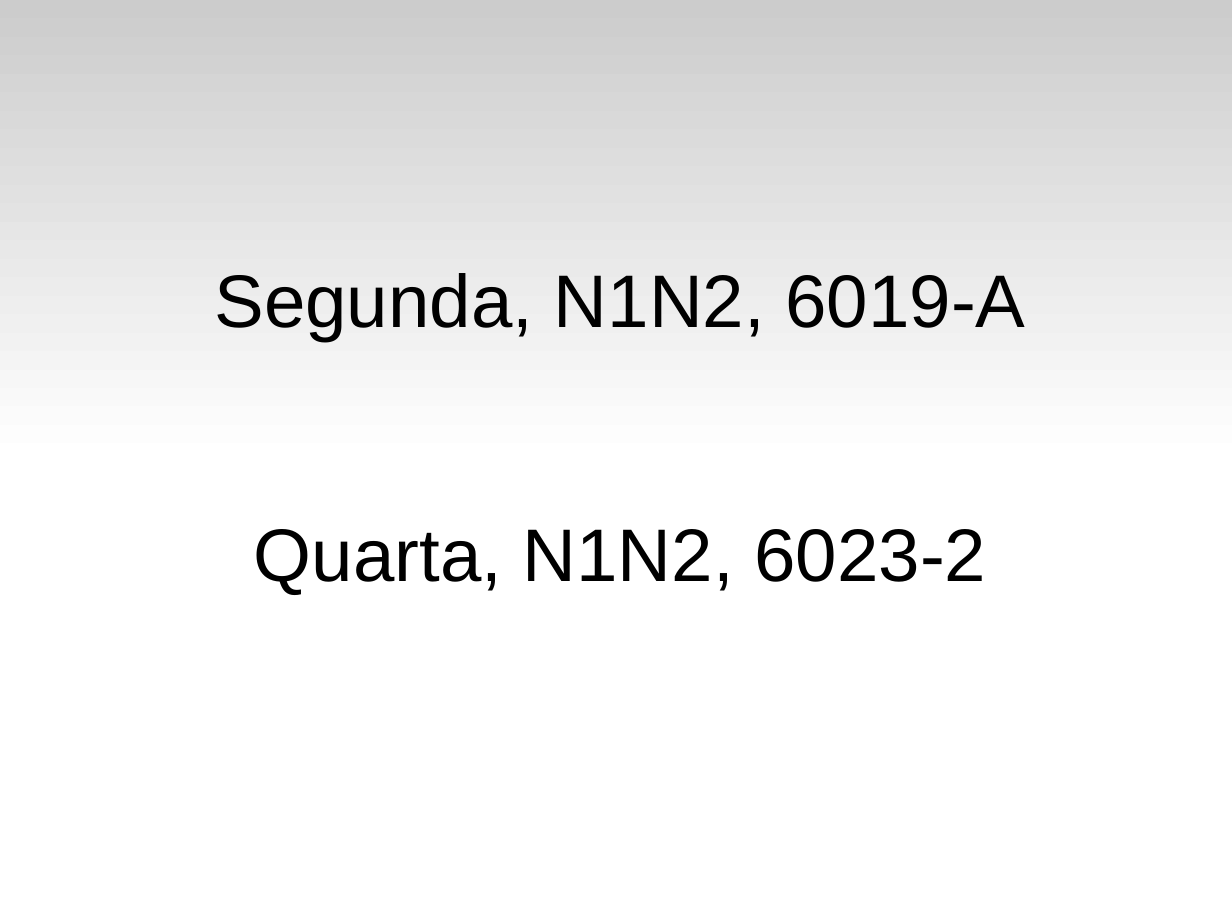
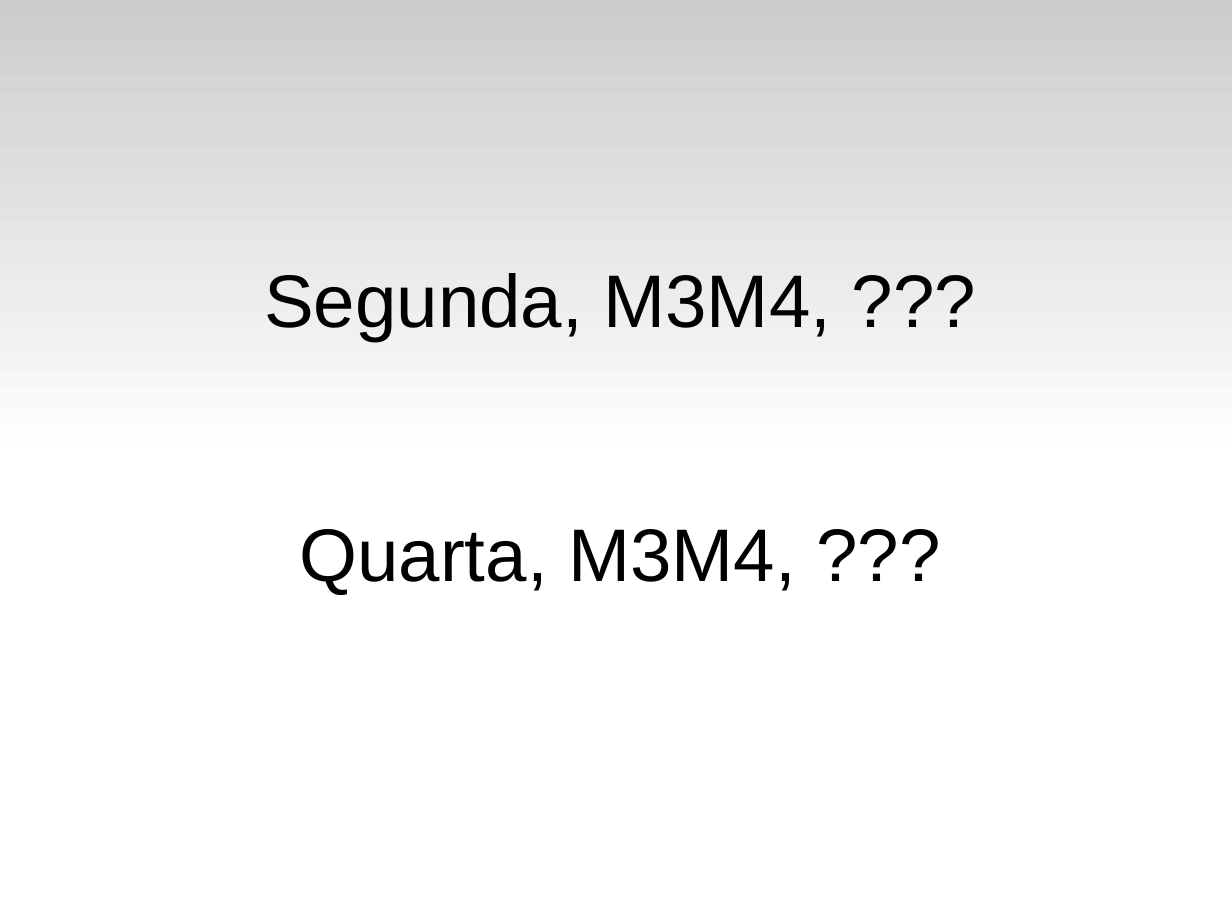
Before and after one commit to fsantanna-uerj/LP1, a slide deck: slide 2 of Slides/lp1-00-intro.odp. Drawn at 1232x924 pixels with LibreOffice and Linux fonts; fonts in the diff are those of the drawing. Boxes give left, top, right and bottom in pixels: in the first picture for what was removed or moved away, otherwise in the second. Text is boxed around its words. In the diff, an @@ line names an element or a change of style, - is before the commit and + after.

```diff
--- a/Slides/lp1-00-intro.odp
+++ b/Slides/lp1-00-intro.odp
@@ subtitle at [264,273,832,595]: text changed @@
-Segunda, N1N2, 6019-A
-Quarta, N1N2, 6023-2
+Segunda, M3M4, ???
+Quarta, M3M4, ???
```
Also in this commit, not shown: 8 other slides changed, 3 other files.
